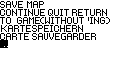
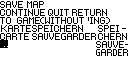
Revision of a layered 128×72 image; what changed, layer by layer:
added layer "sauve-" in group "fr" over [96, 41, 128, 48]
added layer "garder" in group "fr" over [96, 49, 128, 56]
added layer "spei-" in group "de" over [98, 25, 126, 32]
added layer "chern" in group "de" over [98, 33, 127, 40]
